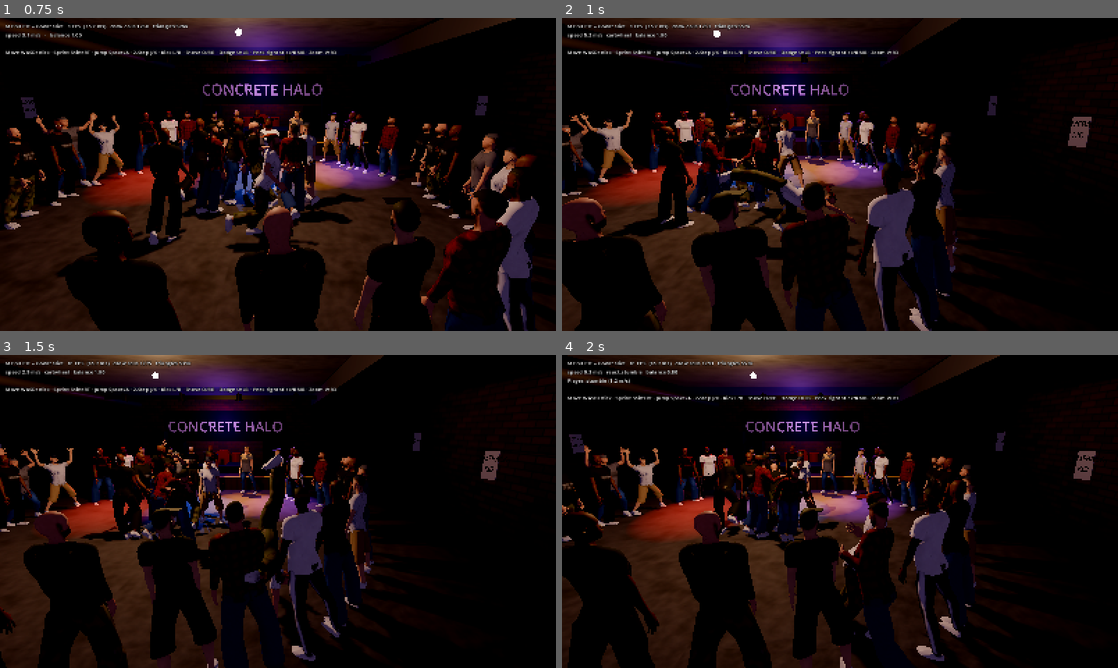
Above: before the commit, frames 1-4 (two rows, left to right).
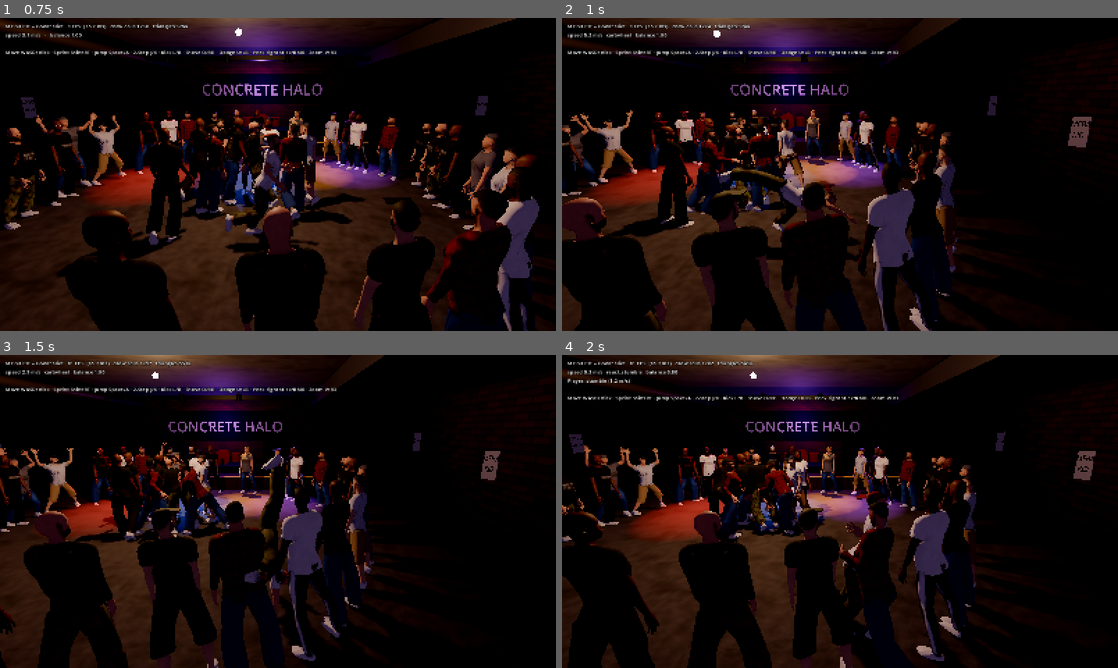
Above: after the commit, the same moments.

Repository: OliverM93/Mosh-Pit-Simulator
Game: Godot game, scene res://scenes/main.tscn
Same seed, same stepped clock (60 frames per second), same inputs: the game is played once before the commit and once after it.
Inputs (mouse positions are in pixels of both pictures, inside the frame that each line leads up to):
- Up to frame 1 (0.75 s): move the mouse to (400, 158) at 0.52 s; hold D (move_right) from 0.53 s (still down); tap I (arms) at 0.6 s; click (400, 158) at 0.67 s
- Up to frame 2 (1 s): keep holding D (move_right); tap Space (jump) at 0.77 s; tap J (footwork) at 0.8 s
- Up to frame 3 (1.5 s): move the mouse to (166, 527) at 1.27 s; release D (move_right) at 1.28 s; hold S (move_back) from 1.28 s (still down); tap J (footwork) at 1.35 s
- Up to frame 4 (2 s): keep holding S (move_back); tap Space (jump) at 1.52 s; tap O (interact) at 1.55 s

Frame 1 is identical in both runs. In frame 2, 1.2% of the frame differs, in the area x 13-49%, y 1-70%; in frame 3, 3.2%, in the area x 13-46%, y 2-69%; in frame 4, 2.8%.

Commit message:
feat(godot): quick turn instead of snapping when aiming a shove
Co-Authored-By: Claude Opus 5.5 <noreply@anthropic.com>
Claude-Session: https://claude.ai/code/session_01ThTYhLmk1aJUtW8Gp5BPhx

Diff:
--- a/godot/src/characters/brains/npc_brain.gd
+++ b/godot/src/characters/brains/npc_brain.gd
@@ -92,7 +92,7 @@
 
 func _face_and_shove(body: Mosher, toward: Vector3) -> void:
 	_shove_cooldown = rng.randf_range(2.0, 4.0)
-	body.face(atan2(toward.x, toward.z))
+	body.turn_towards(atan2(toward.x, toward.z))
 	body.press(&"interact")
 
 
--- a/godot/src/characters/mosher.gd
+++ b/godot/src/characters/mosher.gd
@@ -41,6 +41,9 @@
 var model: Node3D
 var push_velocity := Vector3.ZERO
 var current_move: StringName = &""
+## Pending quick turn towards a target (shove aim): turned over a few frames instead of snapping.
+var _turn_to := NAN
+const TURN_RATE := 16.0
 ## PlayerBrain / NpcBrain: `think(body, delta)` fills the intent fields before the body moves.
 var brain: RefCounted
 
@@ -75,6 +78,11 @@
 
 func press(action: StringName) -> void:
 	_presses.append(action)
+
+
+## Turn quickly (≈ 0.1 s for 90°) towards `yaw` – used when aiming at someone, avoids a visible snap.
+func turn_towards(yaw: float) -> void:
+	_turn_to = yaw
 
 
 func face(yaw: float) -> void:
@@ -123,6 +131,13 @@
 	elif moves.upper:
 		mod = Locomotion.Modifier.of(moves.upper.def)
 	loco.update(delta, move_input if not reactions.active() else Vector2.ZERO, sprint, mod)
+	if not is_nan(_turn_to):
+		var diff := wrapf(_turn_to - loco.yaw, -PI, PI)
+		var step := clampf(diff, -TURN_RATE * delta, TURN_RATE * delta)
+		loco.yaw += step
+		loco.heading = loco.yaw if loco.speed < 0.5 else loco.heading
+		if absf(diff - step) < 0.01:
+			_turn_to = NAN
 	rotation.y = loco.yaw
 	var rm := global_basis * animator.consume_root_motion()
 	var v := loco.velocity()
@@ -236,4 +251,4 @@
 			best_d = dist
 	if best:
 		var d := best.global_position - global_position
-		face(atan2(d.x, d.z))
+		turn_towards(atan2(d.x, d.z))
Not shown, changed: docs/GODOT_MIGRATION.md
